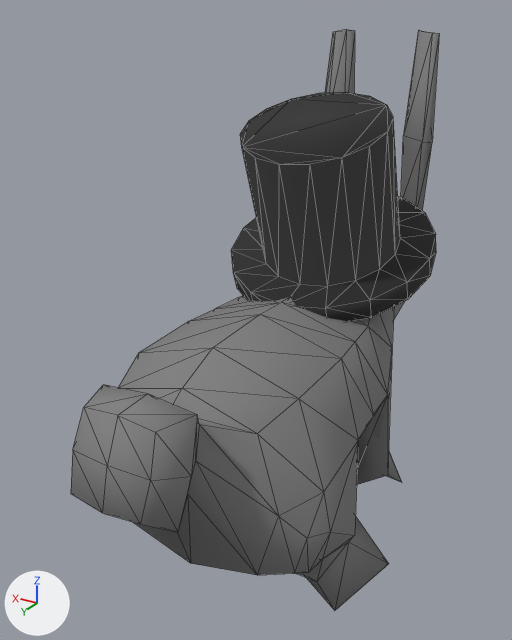
An edit to the glTF model models/enemies/rabbit.glb, drawn before and after from the same camera.
Camera for both pictures: a 50 mm lens placed at (-2.43, 4.34, 4.02), pointed at (0.22, -0.09, 1.81). The axes (+X, +Y, +Z) are drawn at lower left. The lights are the same throughout. The picture after the commit comes second. Mesh edges are drawn as thin lines.
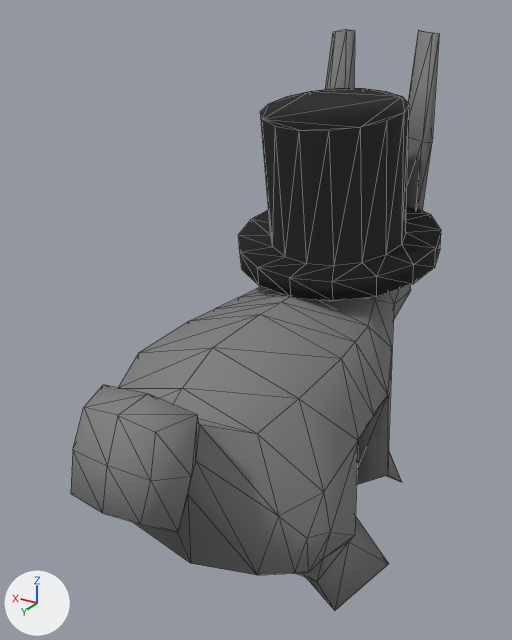
Boxes (x1, y1, x2, y2) around the edits, measured in the pictures (512 x 640 px):
'Cylinder', moved, turned: before (231, 92, 436, 322); after (238, 88, 441, 301)

The change, as a diff of the scene's bpy script:
```diff
--- a/models/enemies/rabbit.glb.py
+++ b/models/enemies/rabbit.glb.py
@@ ob_cylinder @@
 ob_cylinder = bpy.data.objects.new('Cylinder', me_cylinder)
-ob_cylinder.location = (0.0, -1.0, 2.1)
-ob_cylinder.rotation_euler = (-0.349, 0.0, 0.0)  # degrees (-20, 0, 0)
+ob_cylinder.location = (0.0, -1.103, 2.143)
+ob_cylinder.rotation_euler = (-0.175, 0.0, 0.0)  # degrees (-10, 0, 0)
```
